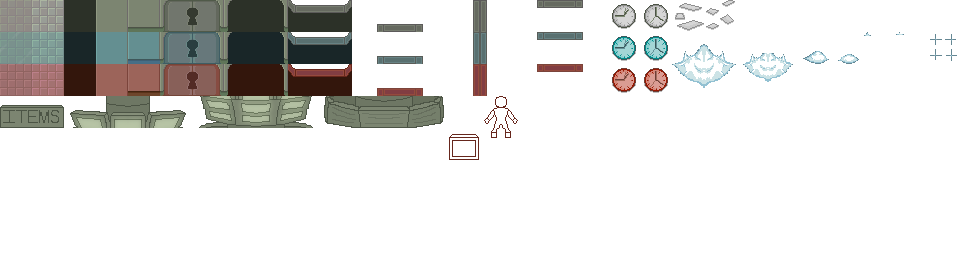
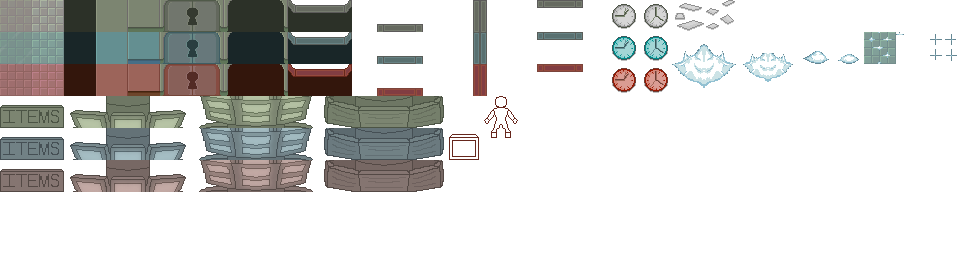
The second (960, 256) image is a revision of the first. Changes to its layers:
showed "Icy Floor" over bbox(864, 32, 896, 64)
added layer "Layer 6" above "Layer 5" over bbox(0, 160, 444, 192)
added layer "Layer 5" above "All Tiles" over bbox(0, 128, 444, 160)
